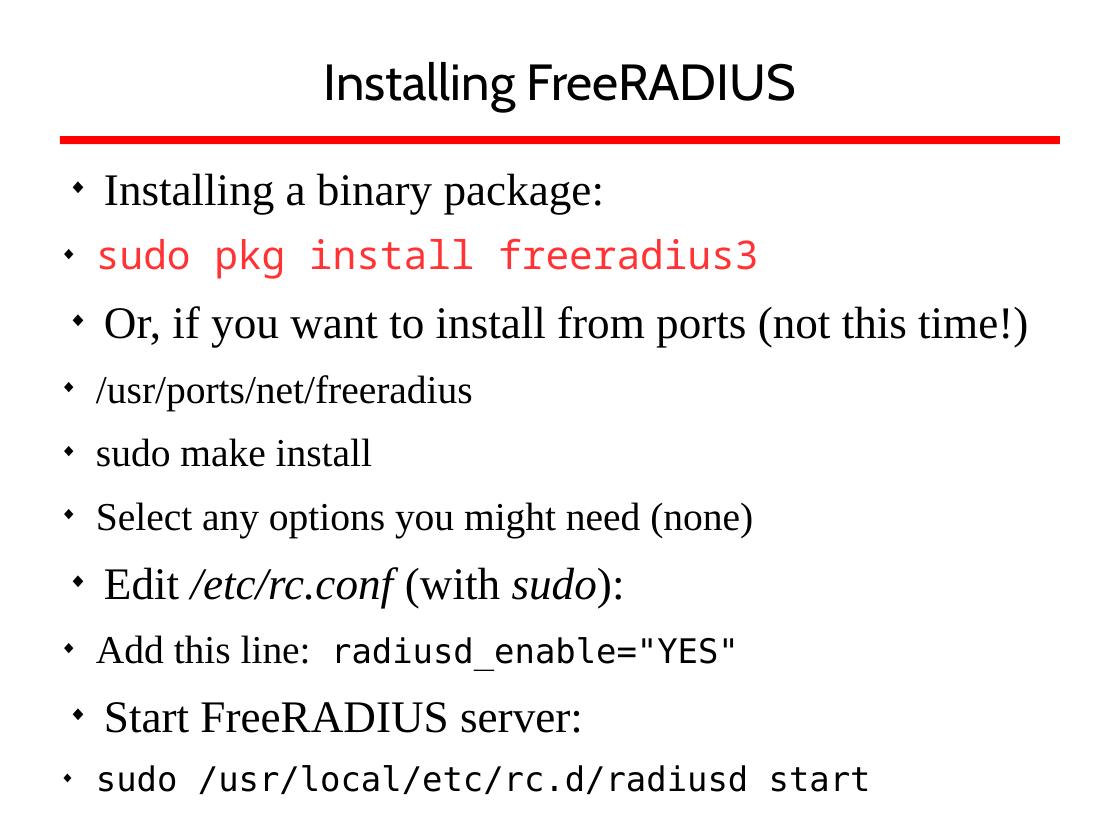
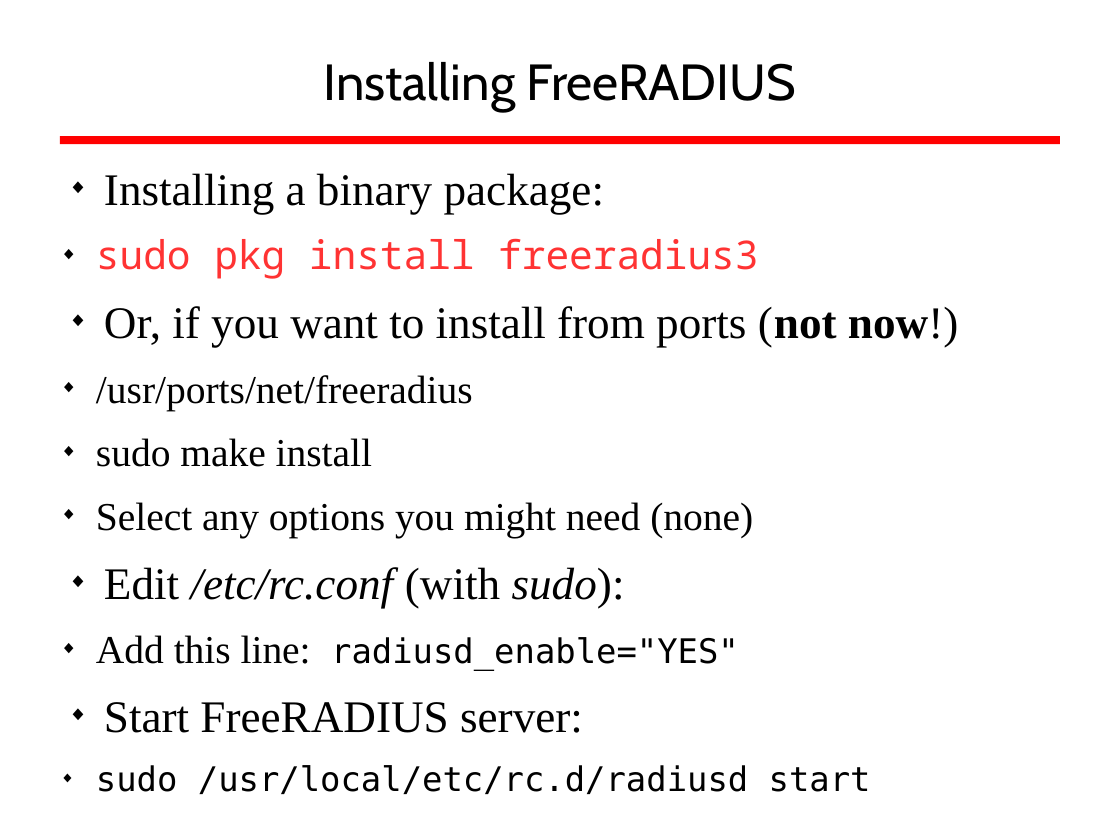
Before and after one commit to afnog/sse, a slide deck: slide 29 of radius/radius_presentation.odp. Drawn at 1120x840 pixels with LibreOffice and Linux fonts; fonts in the diff are those of the drawing; background and template pictures are left out. Boxes give left, top, right and bottom in pixels: in the first picture for what was removed or moved away, otherwise in the second. Text is boxed around its words. In the diff, an @@ line names an element or a change of style, - is before the commit and + after.

```diff
--- a/radius/radius_presentation.odp
+++ b/radius/radius_presentation.odp
@@ text at (x1=104, y1=306, x2=959, y2=348): text changed @@
-◆ Or, if you want to install from ports (not this time!)
+◆ Or, if you want to install from ports (not now!)
```
Also in this commit, not shown: 1 other file.
